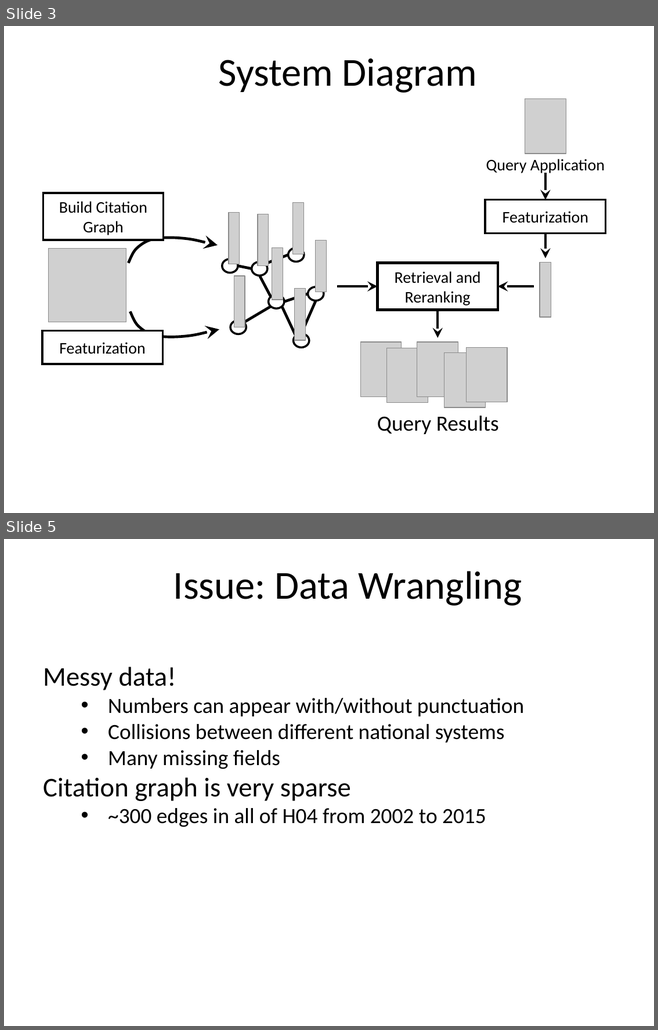
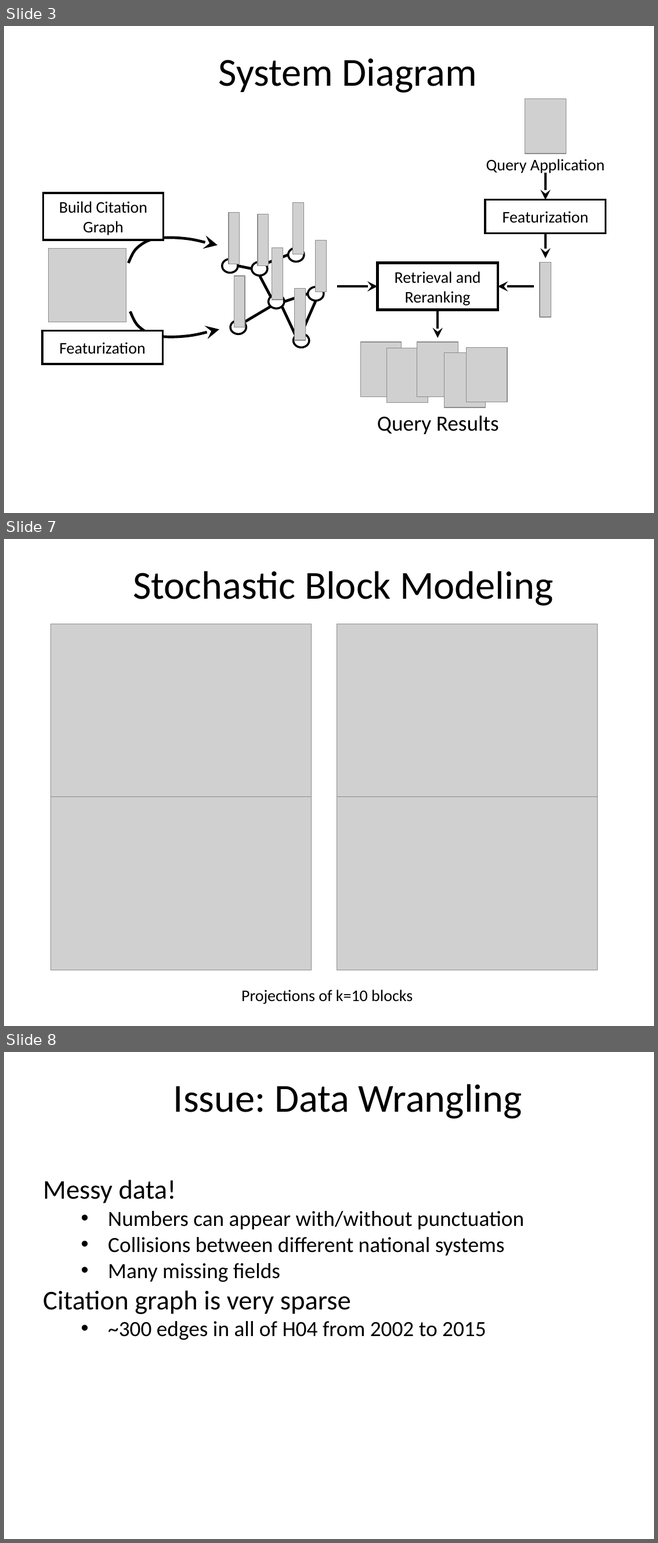
Before and after one commit to alexgittens/XDataUSPTOHackathon, a slide deck: XDATA_Sep2016_klevin_slides.pptx. Shown one above the other, each under a label of ours: slides 3 and 5 before the commit, slides 3, 7 and 8 after it; the slides between them are not shown. The pictures are 658x1030 and 658x1543 pixels, drawn with LibreOffice and Linux fonts; fonts in the diff are those of the drawing; grey boxes stand for pictures; background and template pictures are left out. Boxes give left, top, right and bottom in pixels: in the first picture for what was removed or moved away, otherwise in the second. Text is boxed around its words. In the diff, an @@ line names an element or a change of style, - is before the commit and + after.

```diff
--- a/XDATA_Sep2016_klevin_slides.pptx
+++ b/XDATA_Sep2016_klevin_slides.pptx
@@ slide 7 added at (x1=4, y1=539, x2=654, y2=1026), background #FFFFFF @@
@@ title added at (x1=133, y1=571, x2=553, y2=606), 44 pt, text #000000 @@
+Stochastic Block Modeling
@@ picture added at (x1=51, y1=624, x2=311, y2=798) @@
@@ picture added at (x1=336, y1=624, x2=597, y2=798) @@
@@ picture added at (x1=51, y1=797, x2=311, y2=971) @@
@@ picture added at (x1=336, y1=797, x2=597, y2=971) @@
@@ title added at (x1=241, y1=990, x2=412, y2=1004), 18 pt, text #000000 @@
+Projections of k=10 blocks
@@ what was slide 5 is now slide 8 @@
```
Also in this commit, not shown: 2 slides changed, 2 other slides added.
